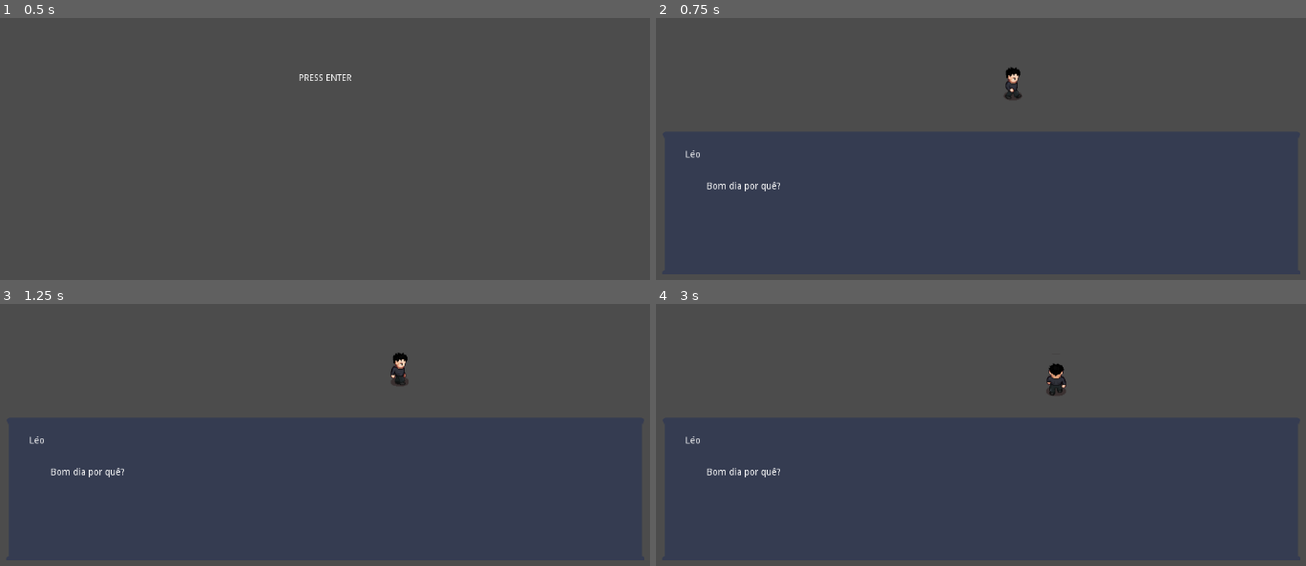
Above: before the commit, frames 1-4 (two rows, left to right).
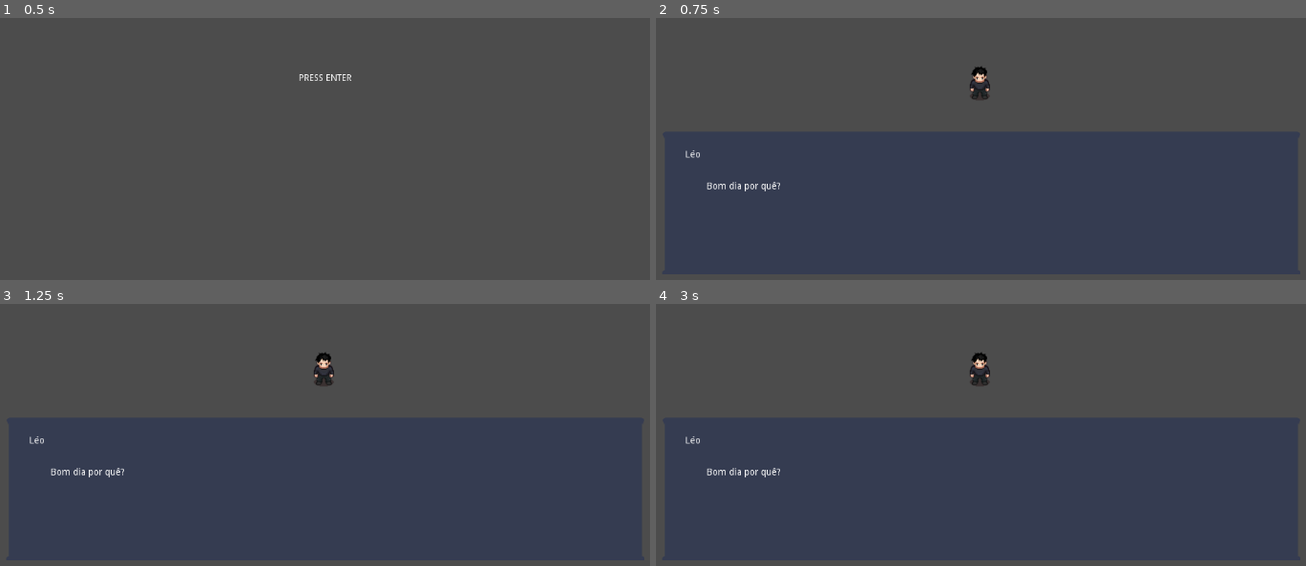
Above: after the commit, the same moments.

Repository: leonardosabino/lions
Game: Godot game, scene res://main.tscn
The game is run twice, just before and just after one commit, with the same random seed, the same clock (stepped at 60 frames per second) and the same inputs. The engine's default icon, where the game draws it, is replaced by a stand-in: a white triangle on a blue panel in a dark square.
Inputs:
- Up to frame 1 (0.5 s): no input
- Up to frame 2 (0.75 s): tap Enter at 0.5 s; hold Right (ui_right) from 0.53 s (still down); hold E (interact) from 0.53 s (still down)
- Up to frame 3 (1.25 s): keep holding Right (ui_right); keep holding E (interact)
- Up to frame 4 (3 s): release Right (ui_right) at 1.28 s; release E (interact) at 1.28 s; hold Down (ui_down) 1.28-2.03 s; tap E (interact) at 1.35, 2.85 s; tap Space (skip) at 2 s; hold Right (ui_right) 2.03-2.78 s; hold E (interact) 2.03-2.78 s; tap Enter at 2.75 s; hold Up (ui_up) from 2.78 s (still down)

Frame 1 is identical in both runs. In frame 2, 0.5% of the frame differs, in the area x 48-57%, y 18-32%; in frame 3, 0.6%; in frame 4, 0.6%, in the area x 48-64%, y 18-35%.

Commit message:
add enable and disable player feature, fix stop frame animation

Diff:
--- a/project.godot
+++ b/project.godot
@@ -18,6 +18,10 @@
 
 window/size/width=1152
 window/size/height=648
+
+[editor]
+
+script_templates_search_path="res://"
 
 [input]
 
--- a/scene/01/scene_01.gd
+++ b/scene/01/scene_01.gd
@@ -1,10 +1,4 @@
 extends Node2D
-
-
-
-func _ready():
-	pass
-
 
 func _input(event):
 	if event.is_action_pressed("interact"):
--- a/shared/dialog/dialog.gd
+++ b/shared/dialog/dialog.gd
@@ -9,6 +9,8 @@
 	$NinePatchRect.visible = false
 
 func play():
+	var player = get_tree().get_root().find_node('player', true, false)
+	player._set_active(false)
 	$NinePatchRect.visible = true
 	dialogues = load_dialogue()
 
@@ -23,6 +25,8 @@
 	current_dialogue_id += 1
 
 	if current_dialogue_id >= len(dialogues):
+		var player = get_tree().get_root().find_node('player', true, false)
+		player._set_active(true)
 		$NinePatchRect.visible = false
 		current_dialogue_id = 0
 		return
--- a/shared/player/player.gd
+++ b/shared/player/player.gd
@@ -2,13 +2,14 @@
 
 var motion = Vector2()
 const SPEED = 250
+var active = true
 
 func _physics_process(_delta):
 	_move_player()
 pass
 
 func _move_player():
-	if (!get_tree().paused):
+	if (!get_tree().paused && active):
 		var x = 0
 		var y = 0
 
@@ -41,8 +42,15 @@
 			$sprite.play("back", true)
 			y = -1
 		else:
+			$sprite.set_frame(0)
 			$sprite.stop()
 
 		motion.x = x * (SPEED)
 		motion.y = y * (SPEED)
 		move_and_slide(motion)
+	else:
+		$sprite.set_frame(0)
+		$sprite.stop()
+
+func _set_active(enable):
+	active = enable
